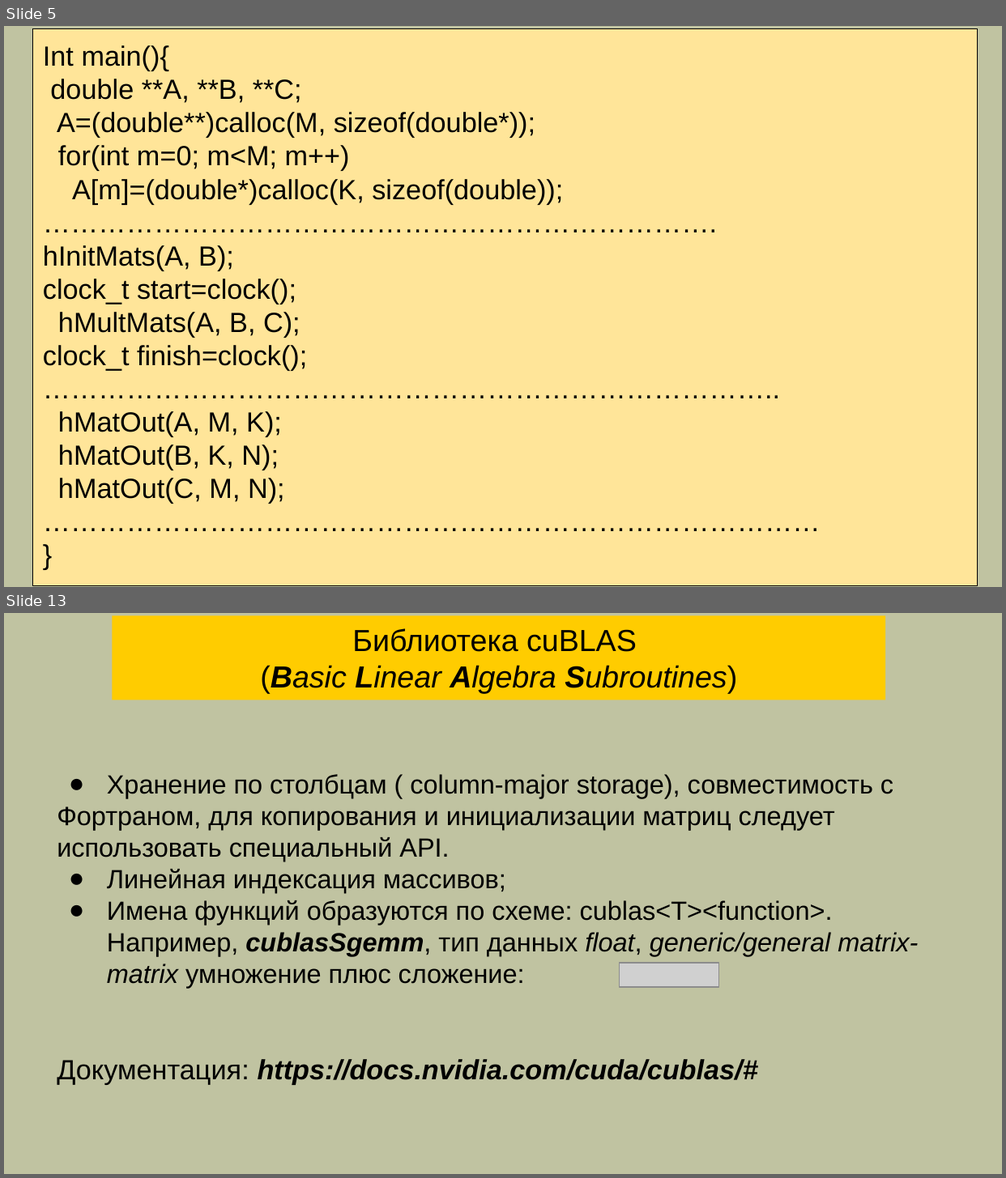
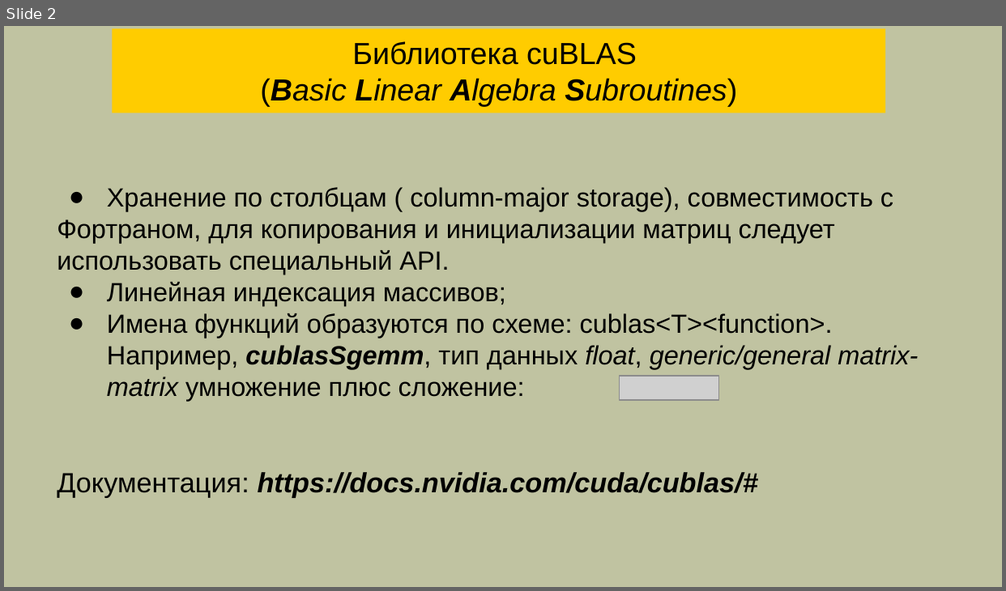
Before and after one commit to mlkv52/sibsutis_cuda_bachelors-2025, a slide deck: Лекции/pptx/Лекция13-ПГП-2025.pptx. Shown one above the other, each under a label of ours: slides 5 and 13 before the commit, slide 2 after it; the slides between them are not shown. The pictures are 1006x1178 and 1006x591 pixels, drawn with LibreOffice and Linux fonts; fonts in the diff are those of the drawing; grey boxes stand for pictures; background and template pictures are left out. Boxes give left, top, right and bottom in pixels: in the first picture for what was removed or moved away, otherwise in the second. Text is boxed around its words. In the diff, an @@ line names an element or a change of style, - is before the commit and + after.

```diff
--- a/Лекции/pptx/Лекция13-ПГП-2025.pptx
+++ b/Лекции/pptx/Лекция13-ПГП-2025.pptx
@@ slide 5 removed at (4, 26, 1002, 587), background #C0C3A1 @@
@@ rectangle removed at (33, 29, 977, 587) @@
-Int main(){
-double **A, **B, **C;
-A=(double**)calloc(M, sizeof(double*));
-for(int m=0; m<M; m++)
-A[m]=(double*)calloc(K, sizeof(double));
-……………………………………………………………….
-hInitMats(A, B);
-clock_t start=clock();
-hMultMats(A, B, C);
-clock_t finish=clock();
-……………………………………………………………………..
-hMatOut(A, M, K);
-hMatOut(B, K, N);
-hMatOut(C, M, N);
-…………………………………………………………………………
-}
@@ what was slide 13 is now slide 2 @@
```
Also in this commit, not shown: 1 slide changed, 10 other slides removed, 1 other file.
